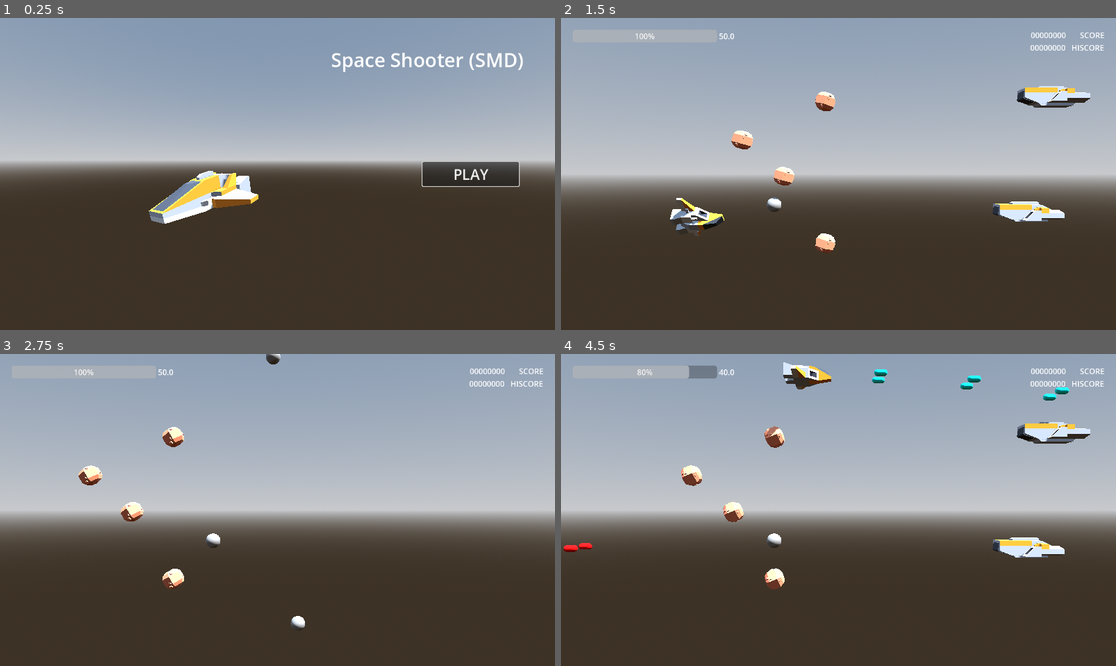
Above: before the commit, frames 1-4 (two rows, left to right).
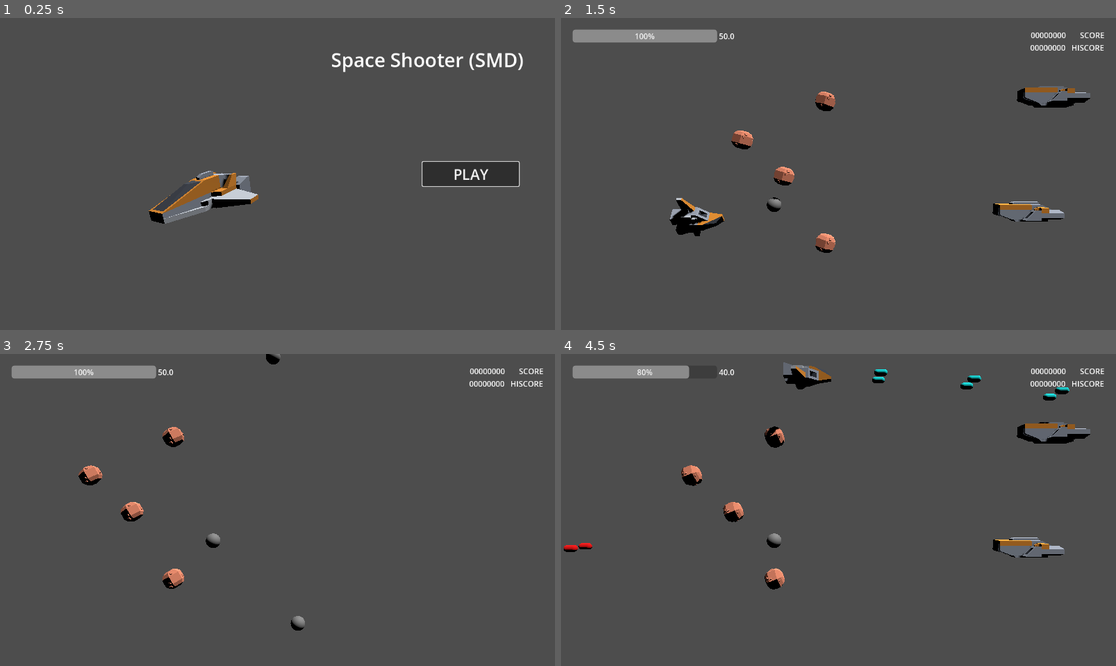
Above: after the commit, the same moments.

Repository: thomz2/smd-space-shooter
Game: Godot game, scene res://scenes/screens/main_menu.tscn
Two runs of this game, one before a commit and one after it. Both use one fixed random seed, a clock stepped at 60 frames per second and the inputs below.
Inputs:
- Up to frame 1 (0.25 s): no input
- Up to frame 2 (1.5 s): click "PLAY" at 0.5 s; tap Enter at 1.25 s; hold Right (ui_right) from 1.28 s (still down); tap X (dodge) at 1.35 s
- Up to frame 3 (2.75 s): release Right (ui_right) at 2.03 s; hold Down (ui_down) from 2.03 s (still down); tap Z (shoot) at 2.1 s
- Up to frame 4 (4.5 s): release Down (ui_down) at 2.78 s; hold Right (ui_right) 2.78-3.53 s; tap R at 2.85 s; hold Up (ui_up) 3.53-4.28 s; tap X (dodge) at 3.6 s; hold Left (ui_left) from 4.28 s (still down); hold Z (shoot) from 4.28 s (still down)

The runs differ from the first frame. In frame 1, 96% of the frame differs, in the area x 0-100%, y 0-100%; in frame 2, 95%; in frame 3, 95%; in frame 4, 95%.

Commit message:
added skybox space environment to all scenes

Diff:
--- a/scenes/map/test_infinity.tscn
+++ b/scenes/map/test_infinity.tscn
@@ -1,19 +1,8 @@
-[gd_scene load_steps=6 format=3 uid="uid://blutrpxa4jgw8"]
+[gd_scene load_steps=4 format=3 uid="uid://blutrpxa4jgw8"]
 
 [ext_resource type="PackedScene" uid="uid://cvya6ox4fom6q" path="res://scenes/player/player.tscn" id="1_d7tgc"]
+[ext_resource type="Environment" uid="uid://bo2ixjnkdo2cj" path="res://assets/resources/environment_space.tres" id="1_dr381"]
 [ext_resource type="Script" path="res://scenes/map/spawner.gd" id="2_qjig3"]
-
-[sub_resource type="ProceduralSkyMaterial" id="ProceduralSkyMaterial_lxpsk"]
-sky_horizon_color = Color(0.64625, 0.65575, 0.67075, 1)
-ground_horizon_color = Color(0.64625, 0.65575, 0.67075, 1)
-
-[sub_resource type="Sky" id="Sky_2gruq"]
-sky_material = SubResource("ProceduralSkyMaterial_lxpsk")
-
-[sub_resource type="Environment" id="Environment_yyuqk"]
-background_mode = 2
-sky = SubResource("Sky_2gruq")
-tonemap_mode = 2
 
 [node name="TestInfinity" type="Node3D"]
 
@@ -23,7 +12,7 @@
 autostart = true
 
 [node name="WorldEnvironment" type="WorldEnvironment" parent="."]
-environment = SubResource("Environment_yyuqk")
+environment = ExtResource("1_dr381")
 
 [node name="DirectionalLight3D" type="DirectionalLight3D" parent="."]
 transform = Transform3D(-0.866025, -0.433013, 0.25, 0, 0.5, 0.866025, -0.5, 0.75, -0.433013, 0, 0, 0)
--- a/scenes/map/test_map.tscn
+++ b/scenes/map/test_map.tscn
@@ -1,27 +1,16 @@
-[gd_scene load_steps=9 format=3 uid="uid://b7s3q5f5vttjw"]
+[gd_scene load_steps=7 format=3 uid="uid://b7s3q5f5vttjw"]
 
 [ext_resource type="PackedScene" uid="uid://cvya6ox4fom6q" path="res://scenes/player/player.tscn" id="1_a8d83"]
+[ext_resource type="Environment" uid="uid://bo2ixjnkdo2cj" path="res://assets/resources/environment_space.tres" id="1_ptprp"]
 [ext_resource type="PackedScene" uid="uid://030jn1smum0a" path="res://scenes/enemies/asteroid.tscn" id="2_meryx"]
 [ext_resource type="PackedScene" uid="uid://bkudow7s0253u" path="res://scenes/enemies/enemy_ship.tscn" id="3_3o3x5"]
 [ext_resource type="PackedScene" uid="uid://cga4v1pg77y3o" path="res://scenes/enemies/generic_bullet.tscn" id="4_b26ht"]
 [ext_resource type="Script" path="res://scripts/combat/components/on_death_bullet_spawner.gd" id="4_mdaax"]
 
-[sub_resource type="ProceduralSkyMaterial" id="ProceduralSkyMaterial_knqax"]
-sky_horizon_color = Color(0.64625, 0.65575, 0.67075, 1)
-ground_horizon_color = Color(0.64625, 0.65575, 0.67075, 1)
-
-[sub_resource type="Sky" id="Sky_j3h7q"]
-sky_material = SubResource("ProceduralSkyMaterial_knqax")
-
-[sub_resource type="Environment" id="Environment_3bg22"]
-background_mode = 2
-sky = SubResource("Sky_j3h7q")
-tonemap_mode = 2
-
 [node name="TestMap" type="Node3D"]
 
 [node name="WorldEnvironment" type="WorldEnvironment" parent="."]
-environment = SubResource("Environment_3bg22")
+environment = ExtResource("1_ptprp")
 
 [node name="DirectionalLight3D" type="DirectionalLight3D" parent="."]
 transform = Transform3D(-0.866025, -0.433013, 0.25, 0, 0.5, 0.866025, -0.5, 0.75, -0.433013, 0, 0, 0)
--- a/scenes/screens/main_menu.tscn
+++ b/scenes/screens/main_menu.tscn
@@ -1,26 +1,15 @@
-[gd_scene load_steps=6 format=3 uid="uid://m2rahrkm0b67"]
+[gd_scene load_steps=4 format=3 uid="uid://m2rahrkm0b67"]
 
 [ext_resource type="Script" path="res://scenes/screens/main_menu.gd" id="1_es5ga"]
 [ext_resource type="ArrayMesh" uid="uid://dkd8hw6c0wt0n" path="res://assets/kenney_spaceships/craft_speederA.obj" id="1_ix8oe"]
-
-[sub_resource type="ProceduralSkyMaterial" id="ProceduralSkyMaterial_wy0l7"]
-sky_horizon_color = Color(0.64625, 0.65575, 0.67075, 1)
-ground_horizon_color = Color(0.64625, 0.65575, 0.67075, 1)
-
-[sub_resource type="Sky" id="Sky_ry67e"]
-sky_material = SubResource("ProceduralSkyMaterial_wy0l7")
-
-[sub_resource type="Environment" id="Environment_h3ijg"]
-background_mode = 2
-sky = SubResource("Sky_ry67e")
-tonemap_mode = 2
+[ext_resource type="Environment" uid="uid://bo2ixjnkdo2cj" path="res://assets/resources/environment_space.tres" id="2_kirwq"]
 
 [node name="MainMenu" type="Node3D"]
 transform = Transform3D(1, 0.000381121, -2.96111e-05, -0.000381114, 1, 0.000210377, 2.97115e-05, -0.000210363, 1, 0, 0, 0)
 script = ExtResource("1_es5ga")
 
 [node name="WorldEnvironment" type="WorldEnvironment" parent="."]
-environment = SubResource("Environment_h3ijg")
+environment = ExtResource("2_kirwq")
 
 [node name="DirectionalLight3D" type="DirectionalLight3D" parent="."]
 transform = Transform3D(-0.866023, -0.433016, 0.250001, 0, 0.499998, 0.866027, -0.500003, 0.749999, -0.43301, 0, 0, 0)
